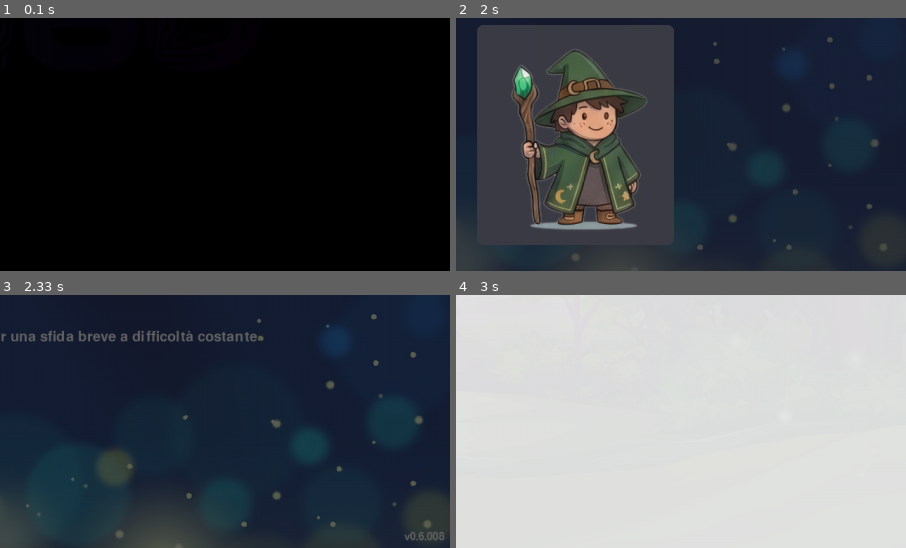
Above: before the commit, frames 1-4 (two rows, left to right).
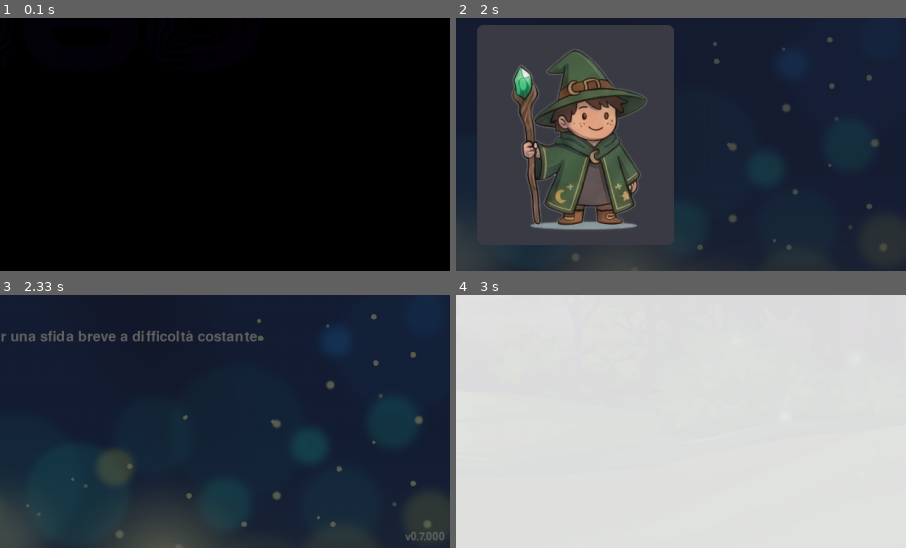
Above: after the commit, the same moments.

Repository: thefactor82/math-wizard
Game: pygame game, started from math-wizard.py
Two runs of this game, one before a commit and one after it. Both use one fixed random seed, a clock stepped at 60 frames per second and the inputs below.
Inputs (mouse positions are % of the whole screen's width and height, from its top left):
- Up to frame 1 (0.1 s): no input
- Up to frame 2 (2 s): hold Right 0.33-0.8 s; hold Up 0.88-1.18 s; move the mouse to (46, 54) at 0.92 s; click "Nuovo profilo" at 1.27 s; type "an" at 1.55 s; type "n" at 1.75 s; tap Enter at 1.88 s
- Up to frame 3 (2.33 s): tap F at 2.05 s
- Up to frame 4 (3 s): tap 1 at 2.38 s; tap Enter at 2.72 s
The pictures show only the part of the screen within x 50-100%, y 50-100%; the shares and areas given below are measured in that part.

Frames 1-2 are identical in both runs. In frame 3, less than 0.1% of the frame differs, in the area x 90-99%, y 93-97%; in frame 4, nothing differs.

Commit message:
v0.7.000: Minor bump per aggiunta Divisione

Diff:
--- a/math-wizard.py
+++ b/math-wizard.py
@@ -317,7 +317,7 @@
                     break
         self.storia_idx = 0
 
-        self.version = "0.6.008"
+        self.version = "0.7.000"
 
         self.profili = []
         self.profilo_corrente = ""
